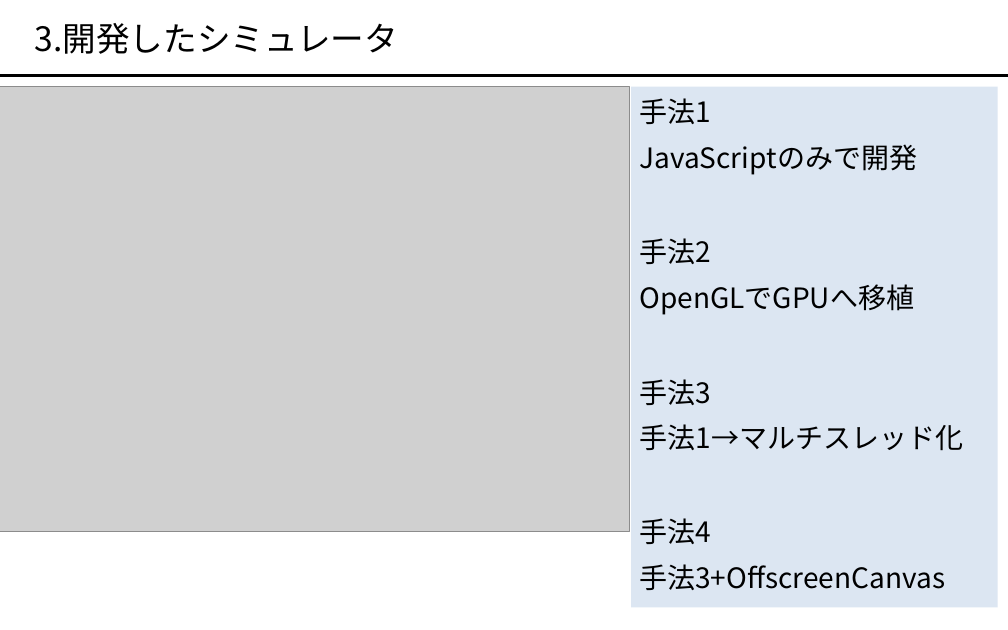
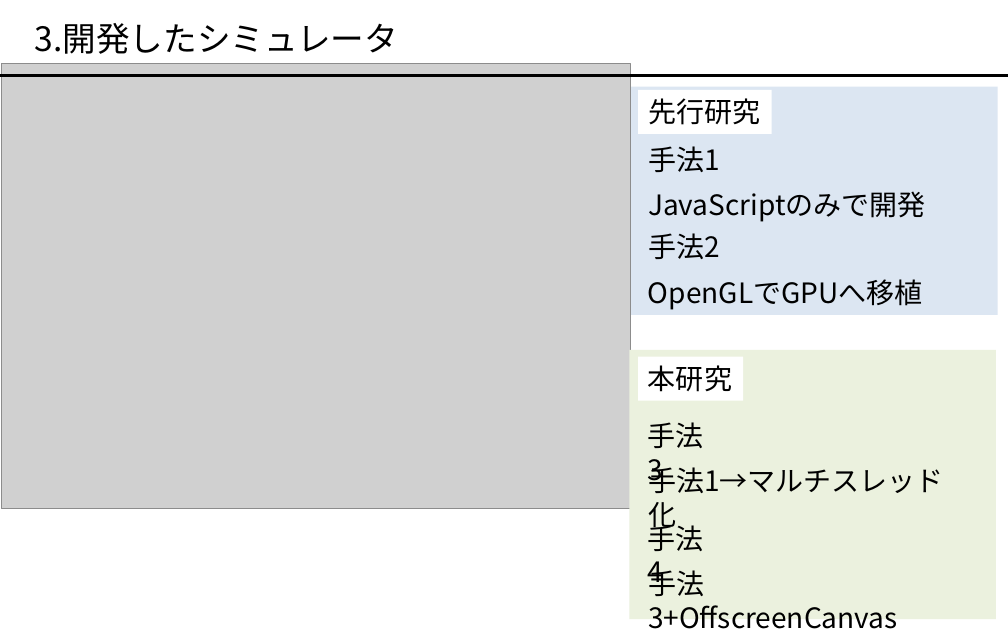
Before and after one commit to okmtaoo/-, a slide deck: slide 4 of presentation/出す.pptx. Drawn at 1008x630 pixels with LibreOffice and Linux fonts; fonts in the diff are those of the drawing; grey boxes stand for pictures. Boxes give left, top, right and bottom in pixels: in the first picture for what was removed or moved away, otherwise in the second. Text is boxed around its words. In the diff, an @@ line names an element or a change of style, - is before the commit and + after.

```diff
--- a/presentation/出す.pptx
+++ b/presentation/出す.pptx
@@ picture: place and size @@
-picture at <box>0,86,629,532</box>
+picture at <box>2,64,631,509</box>
@@ rectangle: place and size @@
-rectangle at <box>631,87,998,608</box>
+rectangle at <box>631,87,998,316</box>
@@ rectangle added at <box>638,90,771,134</box>, fill #FFFFFF, 20 pt, text #000000 @@
+先行研究
@@ text "手法1": place and size @@
-text "手法1" at <box>639,98,711,124</box>
+text "手法1" at <box>648,146,720,172</box>
@@ text "JavaScriptのみで開発": place and size @@
-text "JavaScriptのみで開発" at <box>639,144,917,175</box>
+text "JavaScriptのみで開発" at <box>648,191,926,222</box>
@@ text "手法2": place and size @@
-text "手法2" at <box>639,238,711,264</box>
+text "手法2" at <box>648,233,720,259</box>
@@ text "OpenGLでGPUへ移植": place and size @@
-text "OpenGLでGPUへ移植" at <box>639,284,914,315</box>
+text "OpenGLでGPUへ移植" at <box>648,279,923,310</box>
@@ rectangle added at <box>629,350,996,619</box>, fill #EBF1DE @@
@@ rectangle added at <box>638,357,743,401</box>, fill #FFFFFF, 20 pt, text #000000 @@
+本研究
@@ text "手法3" rewrapped from <box>639,379,711,405</box> to <box>648,422,704,488</box> @@
@@ text "手法1→マルチスレッド化" rewrapped from <box>639,424,963,451</box> to <box>648,463,944,493</box> @@
@@ text "手法4" rewrapped from <box>639,518,711,544</box> to <box>648,521,704,590</box> @@
@@ text "手法3+OffscreenCanvas" rewrapped from <box>639,564,945,590</box> to <box>648,566,898,629</box> @@
```
Also in this commit, not shown: 5 other slides changed, 1 slide added, 1 slide removed, 2 other files.
